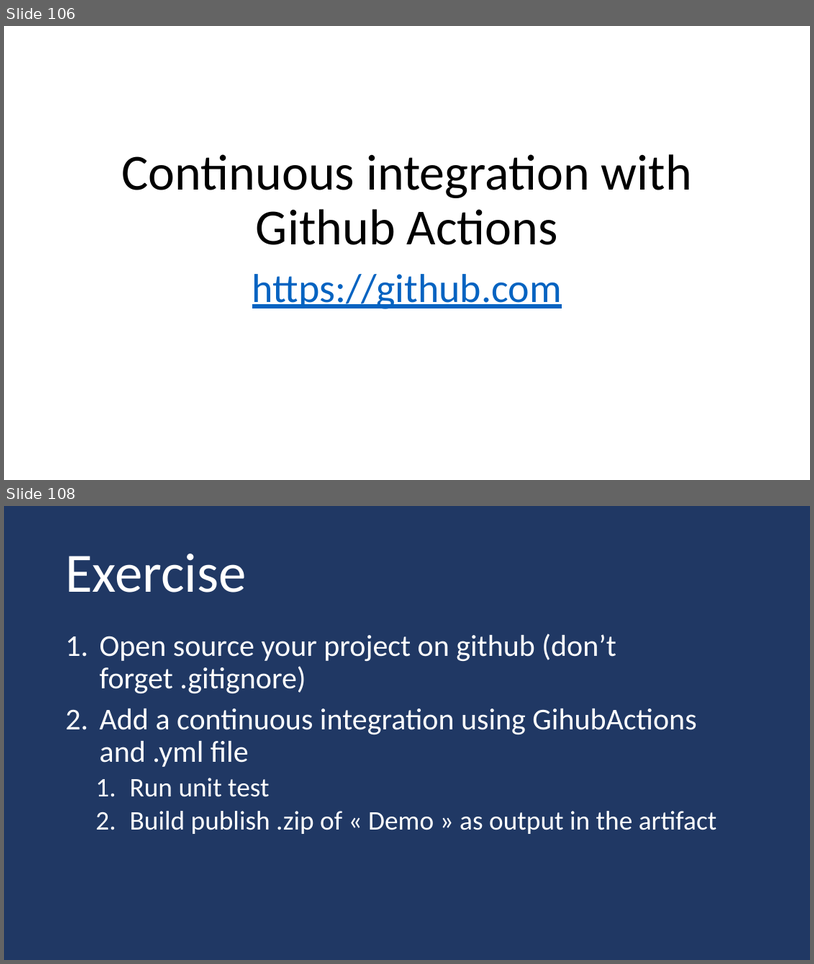
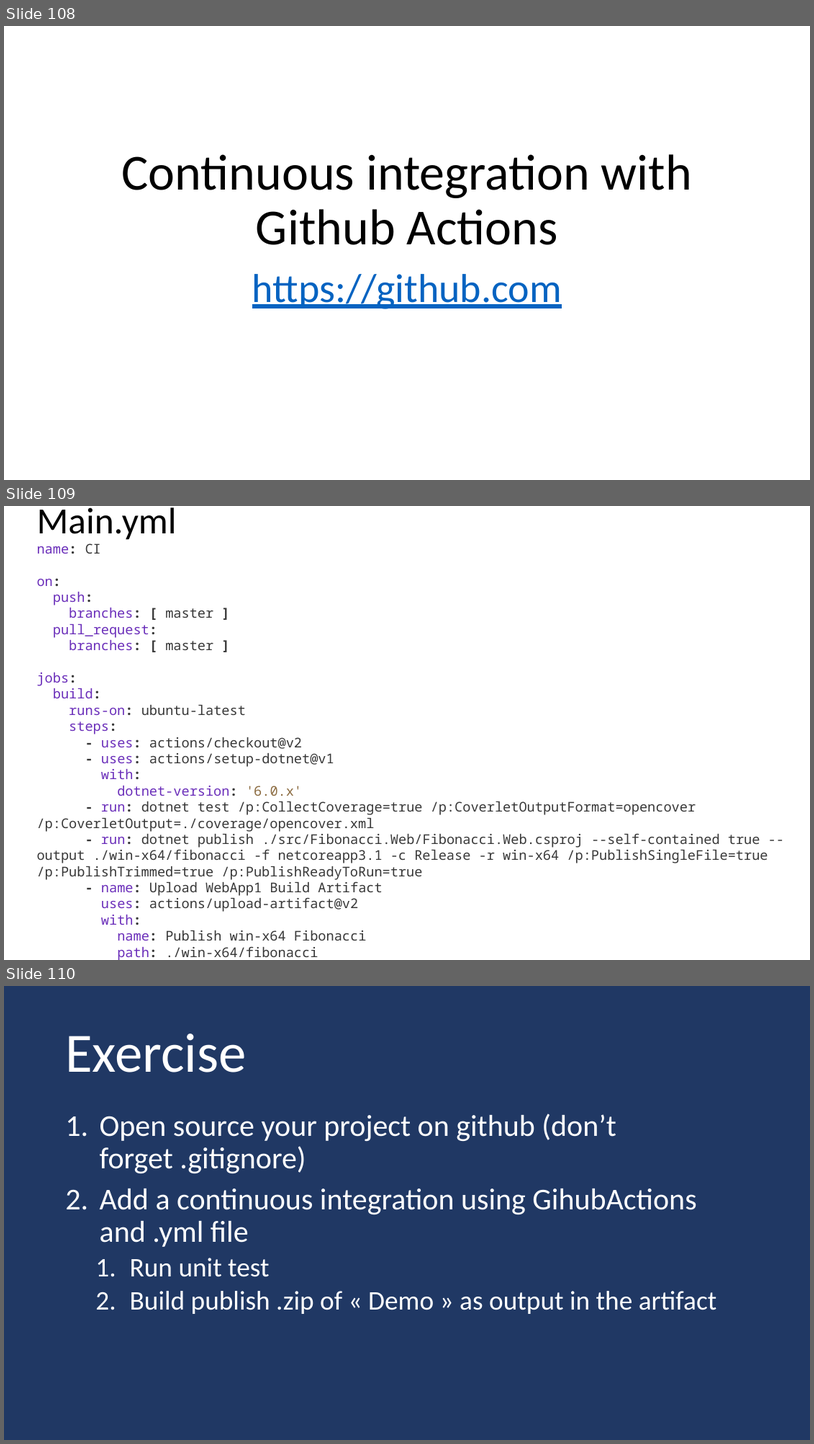
Before and after one commit to guillaume-chervet/course.dotnet, a slide deck: documentations/dotnet6.pptx. Shown one above the other, each under a label of ours: slides 106 and 108 before the commit, slides 108, 109 and 110 after it; the slides between them are not shown. The pictures are 814x964 and 814x1444 pixels, drawn with LibreOffice and Linux fonts; fonts in the diff are those of the drawing. Boxes give left, top, right and bottom in pixels: in the first picture for what was removed or moved away, otherwise in the second. Text is boxed around its words. In the diff, an @@ line names an element or a change of style, - is before the commit and + after.

```diff
--- a/documentations/dotnet6.pptx
+++ b/documentations/dotnet6.pptx
@@ slide 109 added at (4,506,810,960), background #FFFFFF @@
@@ title added at (37,507,177,540), 44 pt, text #000000 @@
+Main.yml
@@ text added at (37,543,768,957), 16 pt, text #383838 @@
+name: CI
+on:
+push:
+branches: [ master ]
+pull_request:
+branches: [ master ]
+jobs:
+build:
+runs-on: ubuntu-latest
+steps:
+- uses: actions/checkout@v2
+- uses: actions/setup-dotnet@v1
+with:
+dotnet-version: '6.0.x'
+- run: dotnet test /p:CollectCoverage=true /p:CoverletOutputFormat=opencover /p:CoverletOutput=./coverage/opencover.xml
+- run: dotnet publish ./src/Fibonacci.Web/Fibonacci.Web.csproj --self-contained true --output ./win-x64/fibonacci -f netcoreapp3.1 -c Release -r win-x64 /p:PublishSingleFile=true /p:PublishTrimmed=true /p:PublishReadyToRun=true
+- name: Upload WebApp1 Build Artifact
+uses: actions/upload-artifact@v2
+with:
+name: Publish win-x64 Fibonacci
+path: ./win-x64/fibonacci
@@ what was slide 106 is now slide 108 @@
@@ what was slide 108 is now slide 110 @@
```
Also in this commit, not shown: 2 slides changed, 1 other slide added, 1 slide removed.
